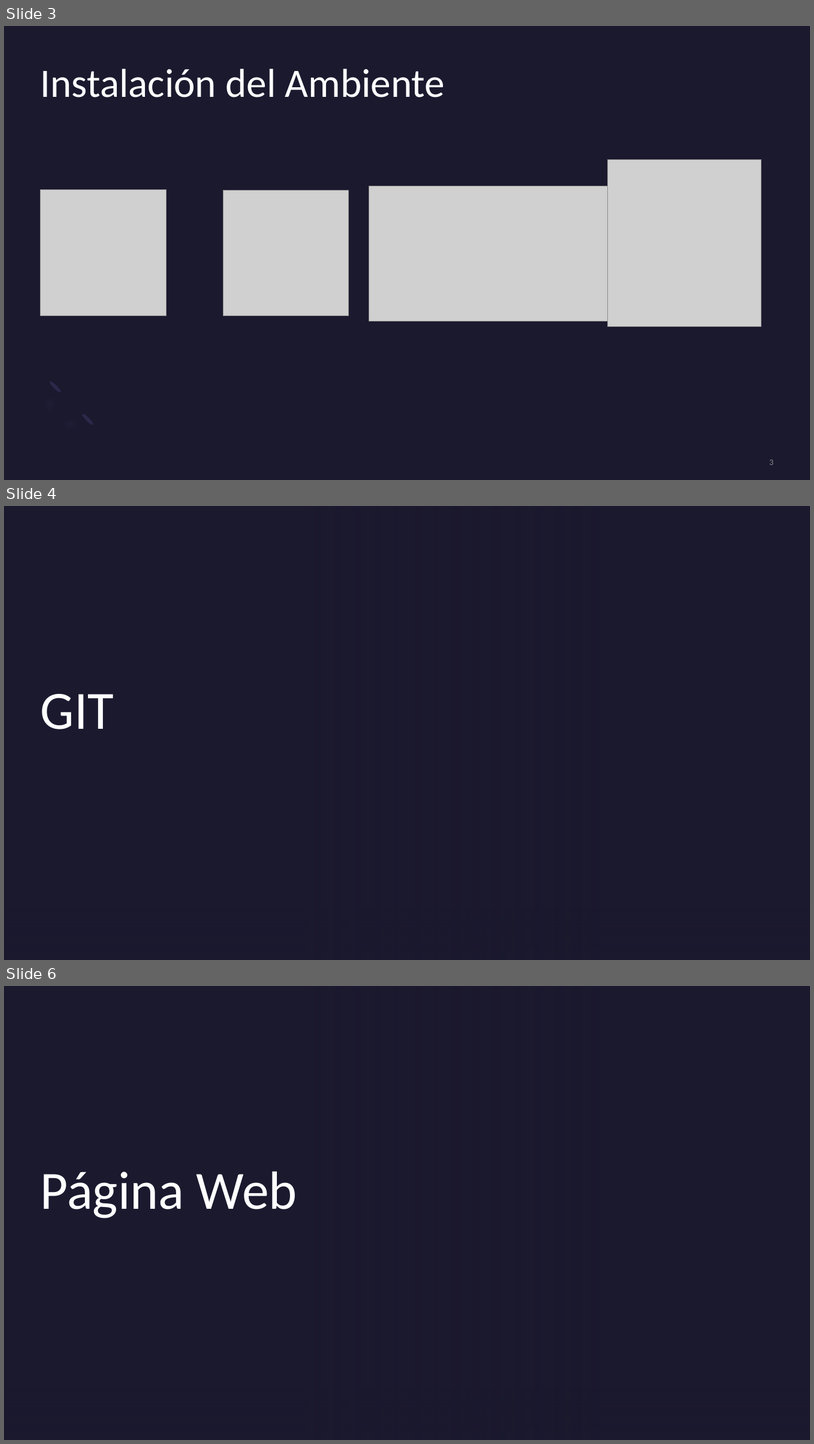
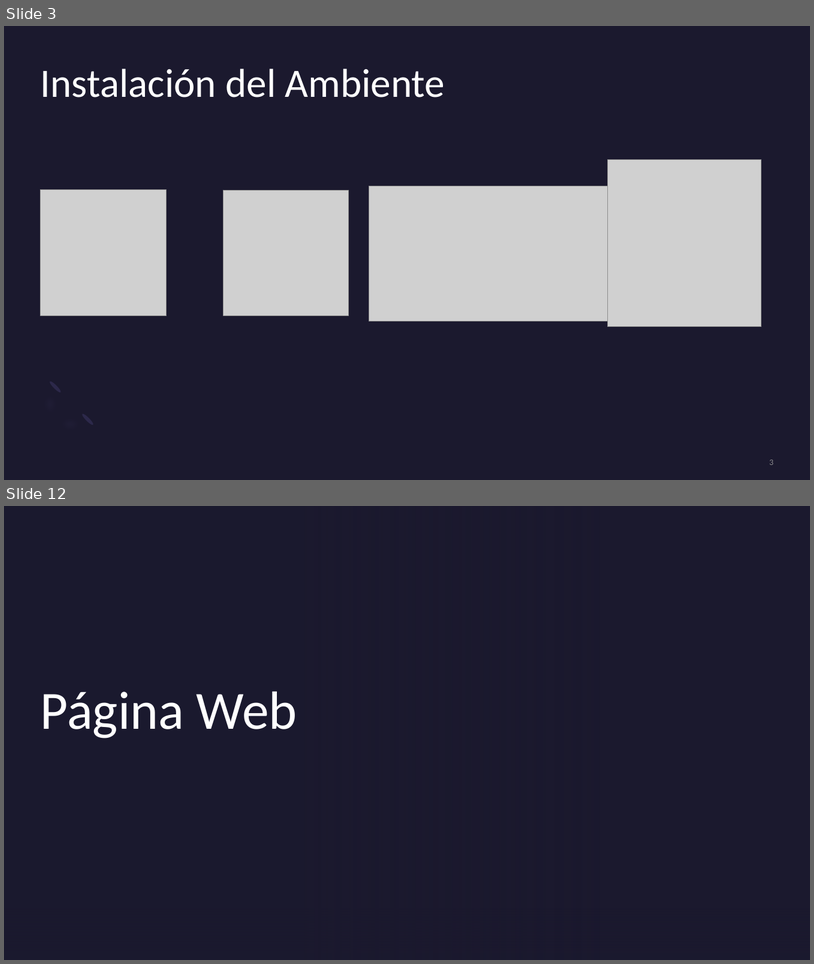
Before and after one commit to dani0105/Curso-web-CS, a slide deck: Clase 1/presentacionClase1.pptx. Shown one above the other, each under a label of ours: slides 3, 4 and 6 before the commit, slides 3 and 12 after it; the slides between them are not shown. The pictures are 814x1444 and 814x964 pixels, drawn with LibreOffice and Linux fonts; fonts in the diff are those of the drawing; grey boxes stand for pictures; background and template pictures are left out. Boxes give left, top, right and bottom in pixels: in the first picture for what was removed or moved away, otherwise in the second. Text is boxed around its words. In the diff, an @@ line names an element or a change of style, - is before the commit and + after.

```diff
--- a/Clase 1/presentacionClase1.pptx
+++ b/Clase 1/presentacionClase1.pptx
@@ slide 4 removed at (4, 506, 810, 960), background picture (left out); not listed: 2 template elements that a slide beside it also shows @@
@@ rectangle removed at (4, 506, 810, 960) @@
@@ rectangle removed at (4, 506, 599, 960) @@
@@ title removed at (41, 694, 114, 729) @@
-GIT
@@ rectangle removed at (4, 888, 810, 960) @@
@@ what was slide 6 is now slide 12 @@
```
Also in this commit, not shown: 8 slides added, 1 other slide removed.
